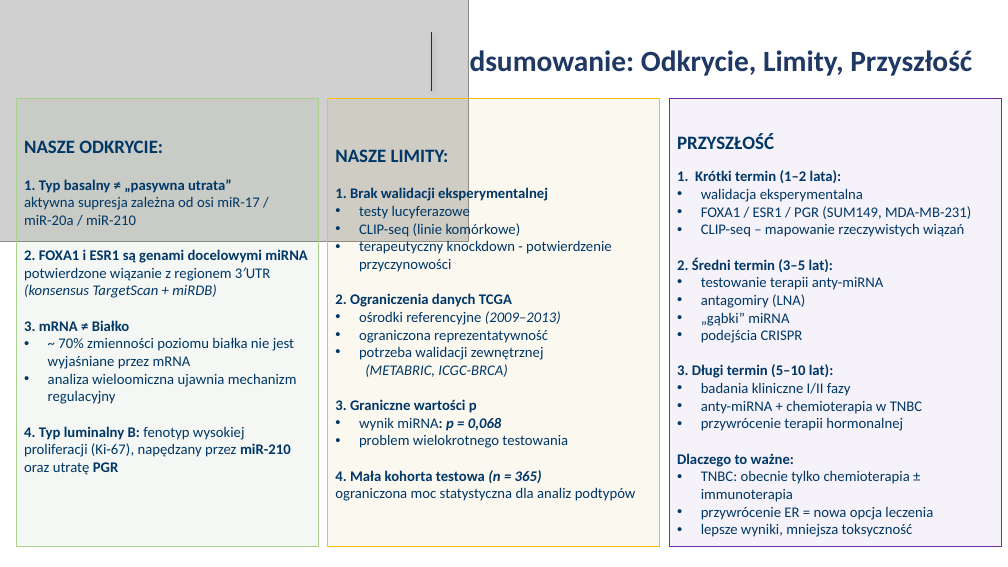
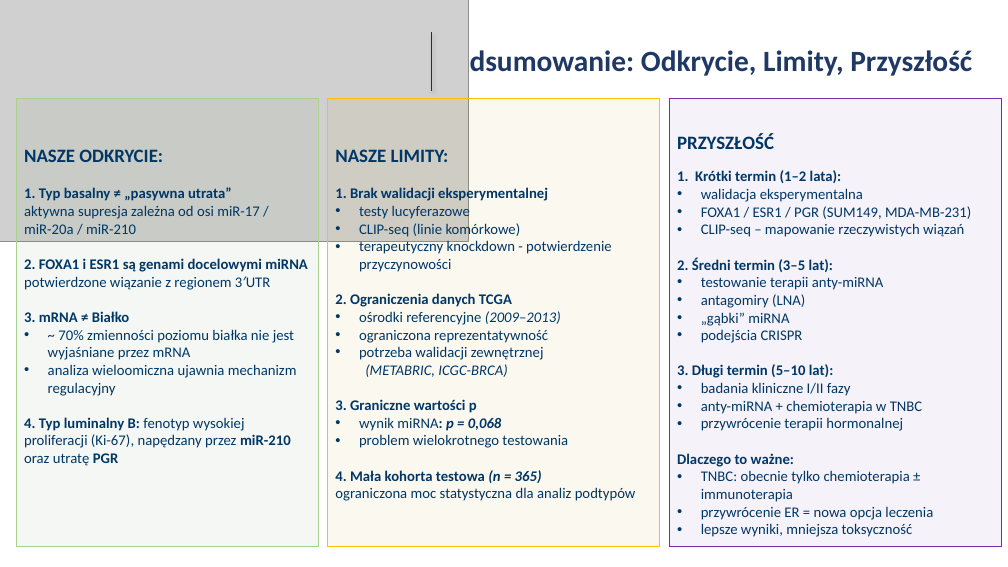
Before and after one commit to iZabela0001/Projekt_badawczy, a slide deck: slide 9 of pisanie_artykulu+prezentacja/Prezentacja.pptx (slide 8 before the commit). Drawn at 1008x567 pixels with LibreOffice and Linux fonts; fonts in the diff are those of the drawing; grey boxes stand for pictures. Boxes give left, top, right and bottom in pixels: in the first picture for what was removed or moved away, otherwise in the second. Text is boxed around its words. In the diff, an @@ line names an element or a change of style, - is before the commit and + after.

```diff
--- a/pisanie_artykulu+prezentacja/Prezentacja.pptx
+++ b/pisanie_artykulu+prezentacja/Prezentacja.pptx
@@ text in rectangle at box(24, 284, 217, 298): paragraph removed @@
-(konsensus TargetScan + miRDB)
```
Also in this commit, not shown: 4 other slides changed, 1 slide added.
